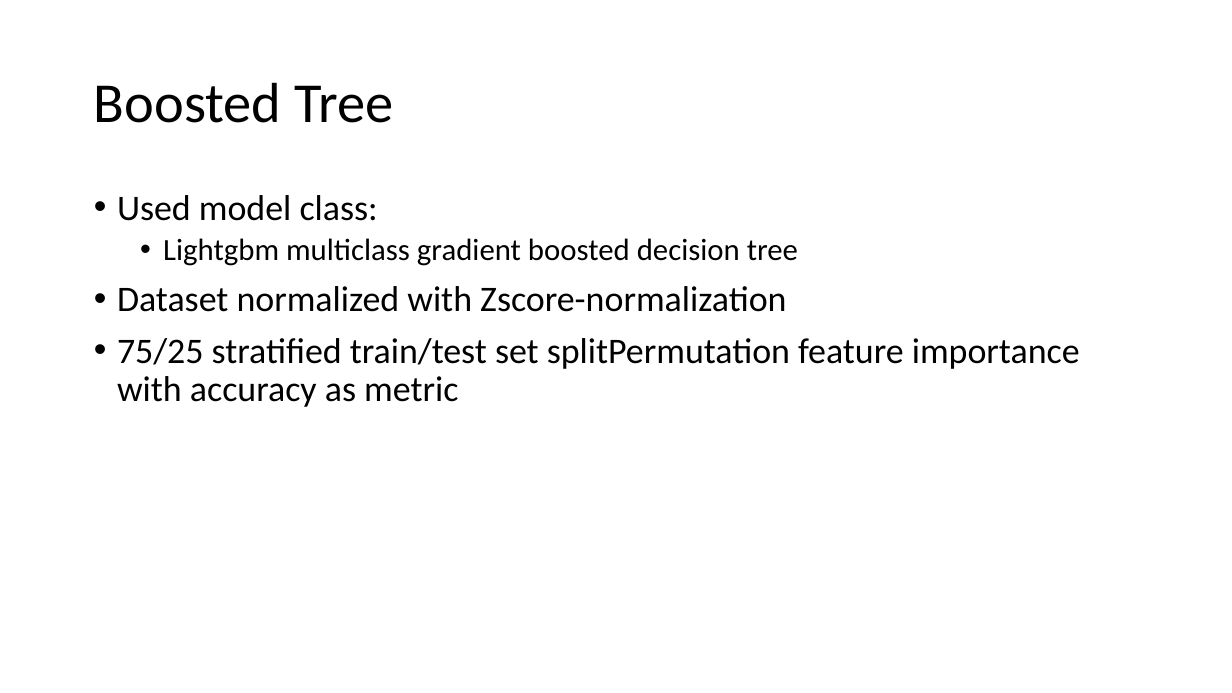
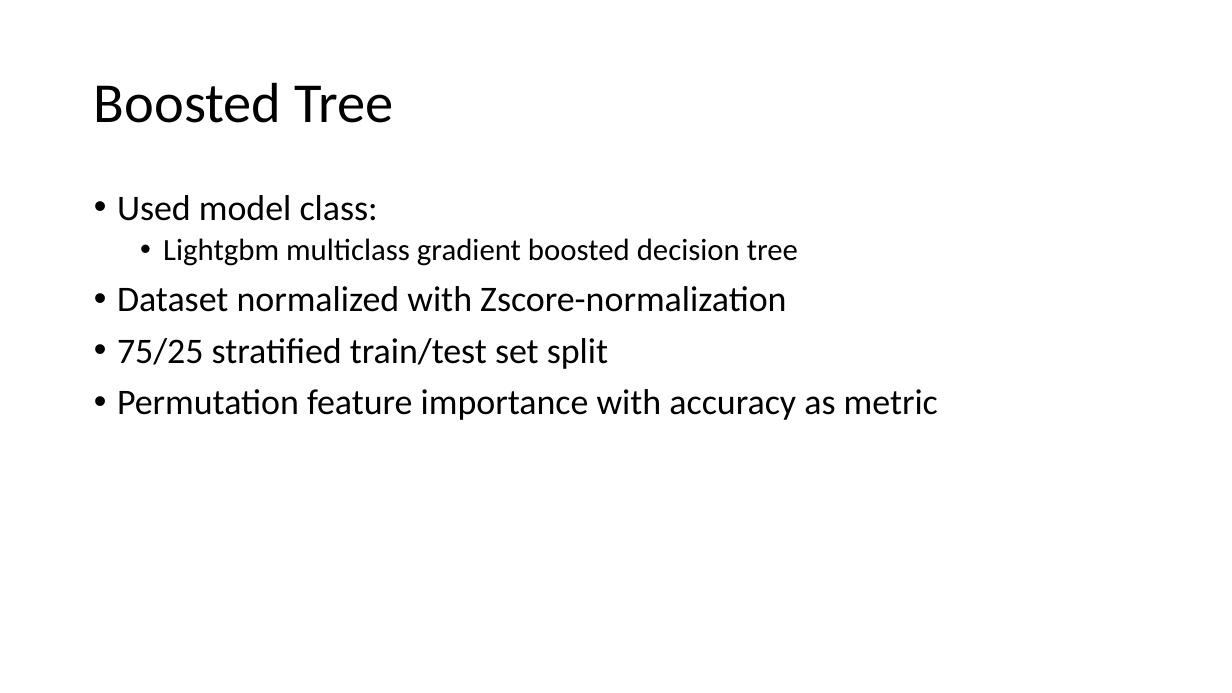
Before and after one commit to G-storz/ML_music_emotion, a slide deck: slide 8 of slides_phase2_team_oatmeal.pptx. Drawn at 1232x693 pixels with LibreOffice and Linux fonts; fonts in the diff are those of the drawing. Boxes give left, top, right and bottom in pixels: in the first picture for what was removed or moved away, otherwise in the second. Text is boxed around its words. In the diff, an @@ line names an element or a change of style, - is before the commit and + after.

```diff
--- a/slides_phase2_team_oatmeal.pptx
+++ b/slides_phase2_team_oatmeal.pptx
@@ text at box(117, 338, 938, 420): text changed @@
-• 75/25 stratified train/test set splitPermutation feature importance with accuracy as metric
+• 75/25 stratified train/test set split
+• Permutation feature importance with accuracy as metric
```
Also in this commit, not shown: 3 other slides changed, 1 other file.
